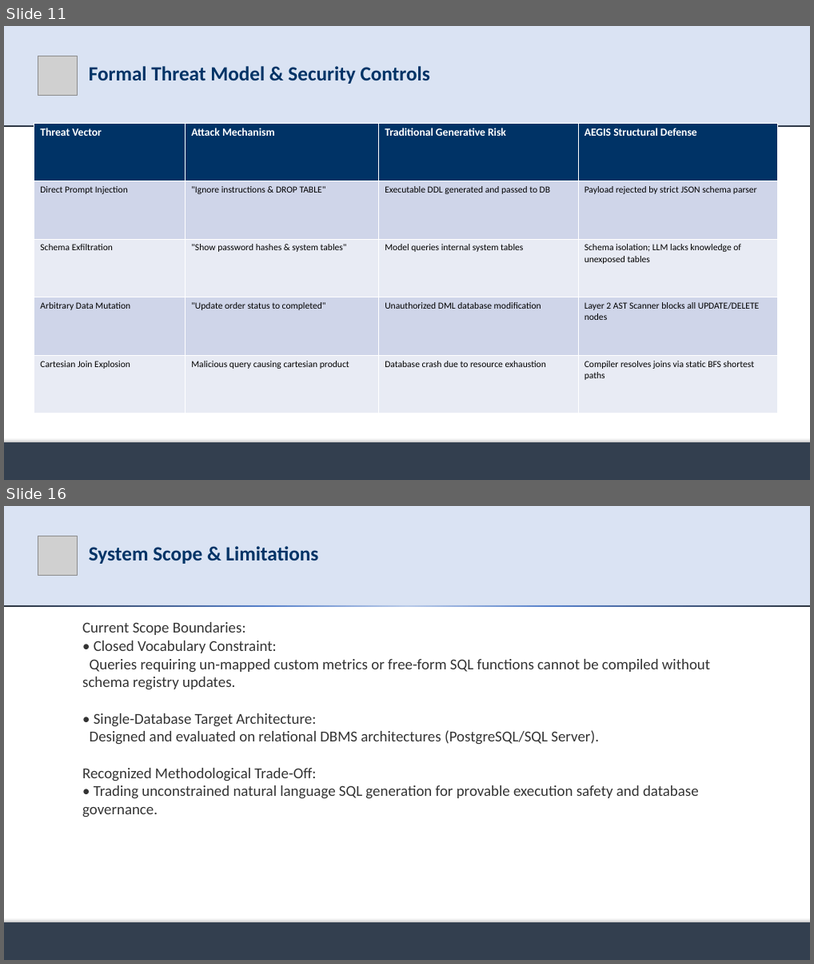
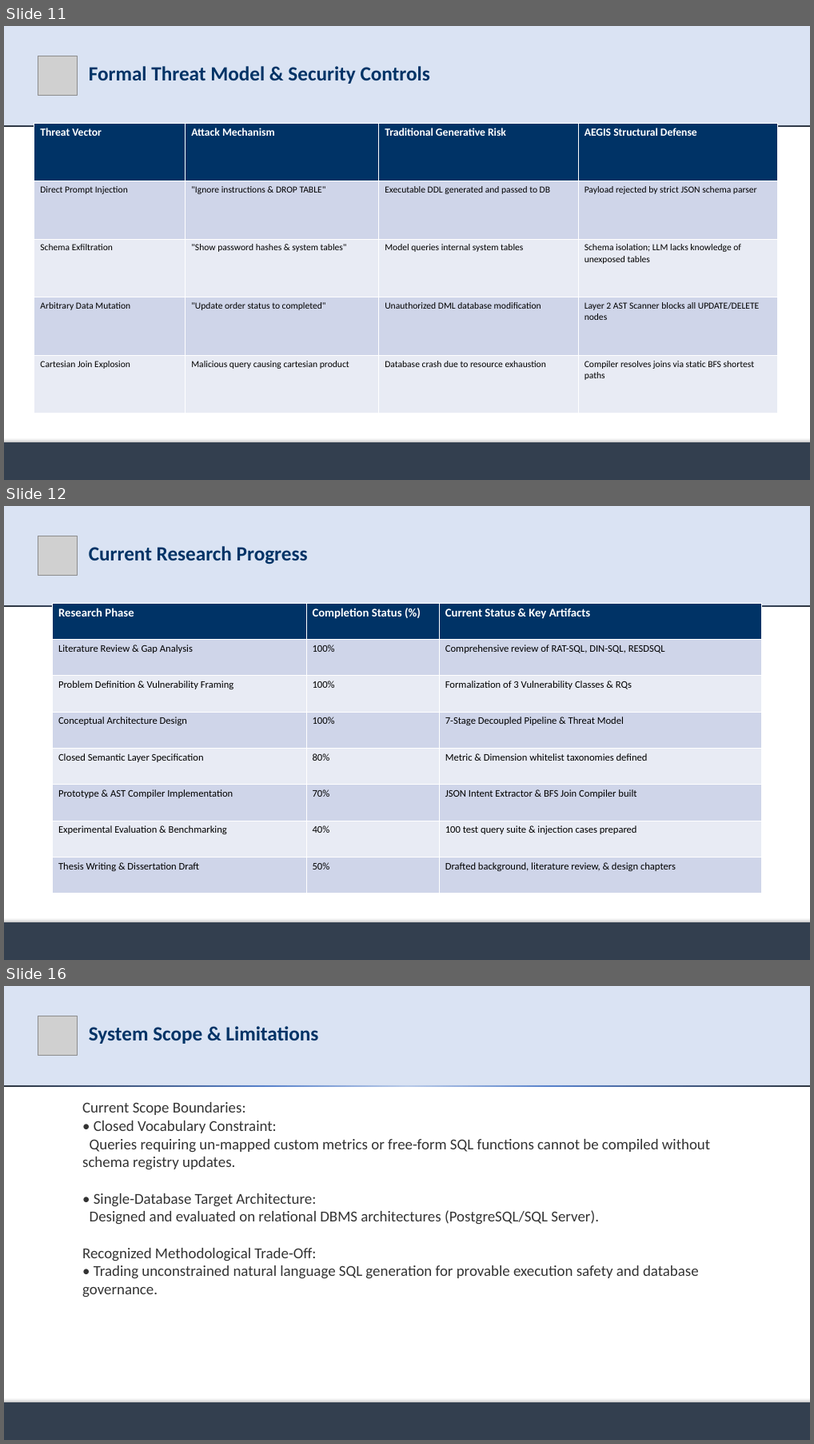
Before and after one commit to md-riaz/AEGIS-Research, a slide deck: docs/scripts/Md_Riaz_Mid_Defense_Final_0322310105101024.pptx. Shown one above the other, each under a label of ours: slides 11 and 16 before the commit, slides 11, 12 and 16 after it; the slides between them are not shown. The pictures are 814x964 and 814x1444 pixels, drawn with LibreOffice and Linux fonts; fonts in the diff are those of the drawing; grey boxes stand for pictures. Boxes give left, top, right and bottom in pixels: in the first picture for what was removed or moved away, otherwise in the second. Text is boxed around its words. In the diff, an @@ line names an element or a change of style, - is before the commit and + after.

Commit message:
refactor(presentation): update mid-defense deck with progress breakdown slide, exact thesis title, and evaluation plan

```diff
--- a/docs/scripts/Md_Riaz_Mid_Defense_Final_0322310105101024.pptx
+++ b/docs/scripts/Md_Riaz_Mid_Defense_Final_0322310105101024.pptx
@@ slide 12 added at box(4, 506, 810, 960), background #FFFFFF @@
@@ rectangle added at box(4, 506, 810, 605), fill #DAE3F3 @@
@@ picture added at box(38, 536, 77, 575) @@
@@ title added at box(89, 546, 308, 564), 24 pt, text #003366, bold @@
+Current Research Progress
@@ rectangle added at box(4, 605, 810, 607), fill gradient #B4C7E7 to #4D79C7 to #222A35 @@
@@ table added at box(52, 603, 762, 893), 8 rows, 3 columns @@
+Research Phase | Completion Status (%) | Current Status & Key Artifacts
+Literature Review & Gap Analysis | 100% | Comprehensive review of RAT-SQL, DIN-SQL, RESDSQL
+Problem Definition & Vulnerability Framing | 100% | Formalization of 3 Vulnerability Classes & RQs
+Conceptual Architecture Design | 100% | 7-Stage Decoupled Pipeline & Threat Model
+Closed Semantic Layer Specification | 80% | Metric & Dimension whitelist taxonomies defined
+Prototype & AST Compiler Implementation | 70% | JSON Intent Extractor & BFS Join Compiler built
+Experimental Evaluation & Benchmarking | 40% | 100 test query suite & injection cases prepared
+Thesis Writing & Dissertation Draft | 50% | Drafted background, literature review, & design chapters
@@ rectangle added at box(4, 922, 810, 960), fill #333F50 @@
```
Also in this commit, not shown: 7 slides changed, 1 slide removed, 9 other files.
